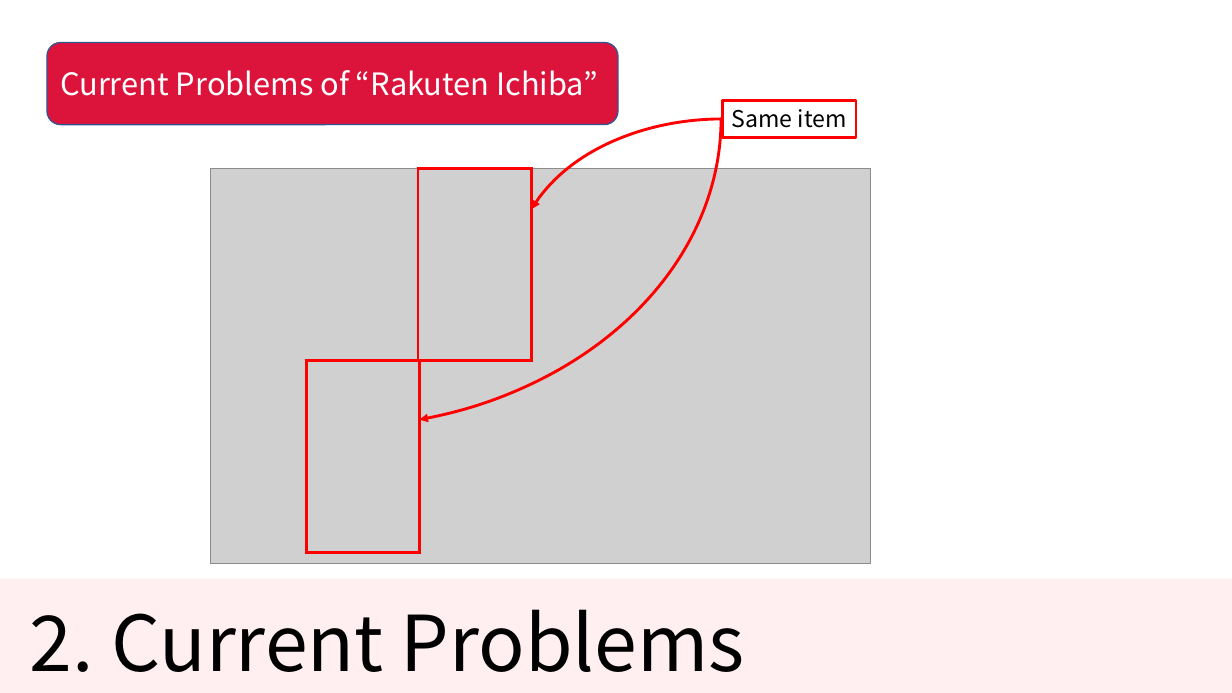
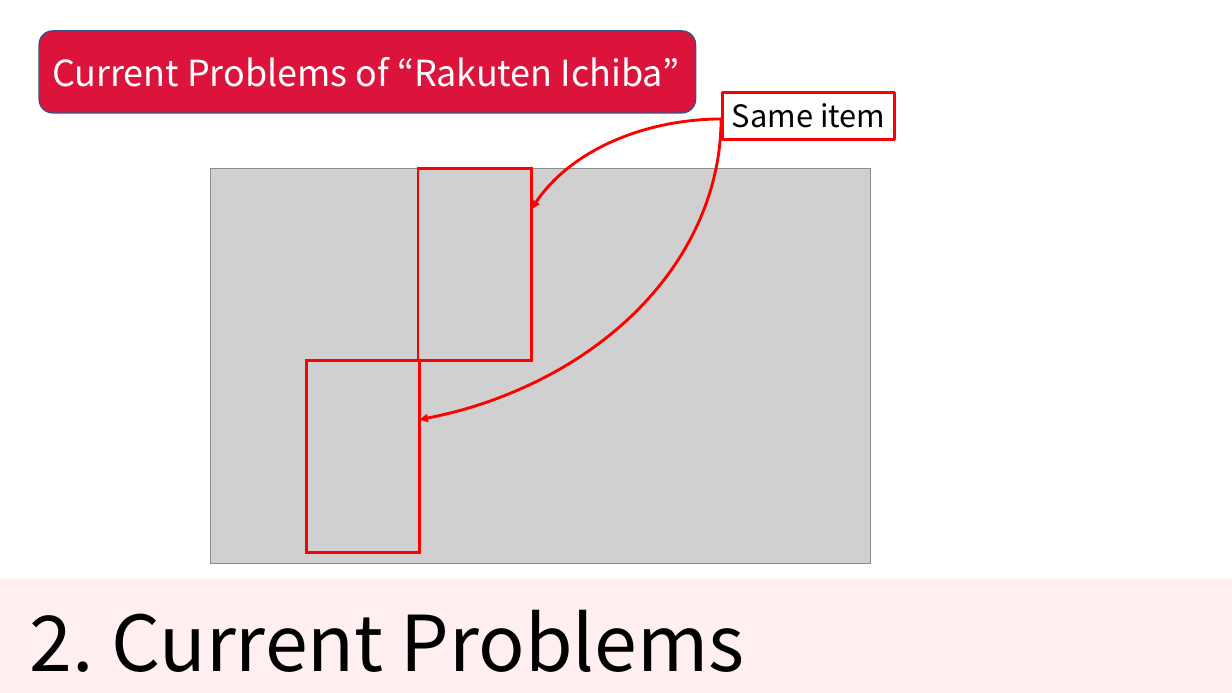
Before and after one commit to KNobuki/Rakuten_fashion, a slide deck: slide 7 of presentation/Presentation.pptx (slide 6 before the commit). Drawn at 1232x693 pixels with LibreOffice and Linux fonts; fonts in the diff are those of the drawing; grey boxes stand for pictures. Boxes give left, top, right and bottom in pixels: in the first picture for what was removed or moved away, otherwise in the second. Text is boxed around its words. In the diff, an @@ line names an element or a change of style, - is before the commit and + after.

```diff
--- a/presentation/Presentation.pptx
+++ b/presentation/Presentation.pptx
@@ rounded rectangle "Current Problems of “Rakuten Ichiba”": place and size @@
-rounded rectangle "Current Problems of “Rakuten Ichiba”" at [47, 43, 618, 125]
+rounded rectangle "Current Problems of “Rakuten Ichiba”" at [39, 30, 696, 113]
@@ rounded rectangle "Current Problems of “Rakuten Ichiba”" at [39, 30, 696, 113]: size 24 to 28 pt @@
@@ rectangle "Same item": place and size @@
-rectangle "Same item" at [723, 100, 856, 137]
+rectangle "Same item" at [723, 92, 895, 139]
@@ rectangle "Same item" at [723, 92, 895, 139]: size 18 to 24 pt @@
```
Also in this commit, not shown: 1 other slide changed, 1 slide added.
